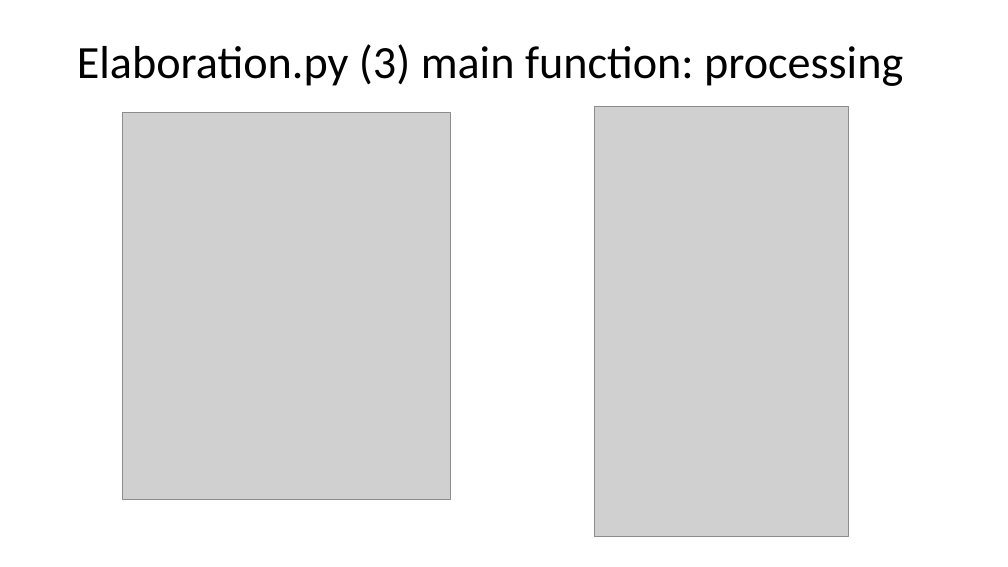
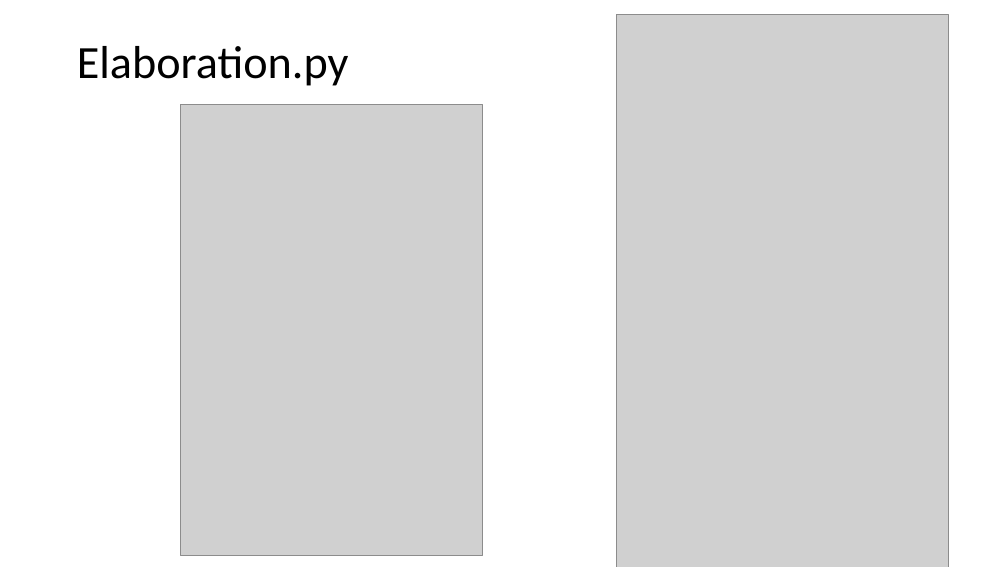
Before and after one commit to lucaMari94/mongodb-sentiment-analysis, a slide deck: slide 7 of silde/slide.pptx (slide 9 before the commit). Drawn at 1008x567 pixels with LibreOffice and Linux fonts; fonts in the diff are those of the drawing; grey boxes stand for pictures. Boxes give left, top, right and bottom in pixels: in the first picture for what was removed or moved away, otherwise in the second. Text is boxed around its words. In the diff, an @@ line names an element or a change of style, - is before the commit and + after.

```diff
--- a/silde/slide.pptx
+++ b/silde/slide.pptx
@@ picture: place and size @@
-picture at [594, 106, 849, 537]
+picture at [617, 14, 948, 567]
@@ title at [77, 46, 349, 86]: text changed @@
-Elaboration.py (3) main function: processing
+Elaboration.py
@@ picture: place and size @@
-picture at [123, 113, 450, 500]
+picture at [180, 104, 482, 556]
```
Also in this commit, not shown: 2 other slides changed, 23 slides added, 5 slides removed, 8 other files.
